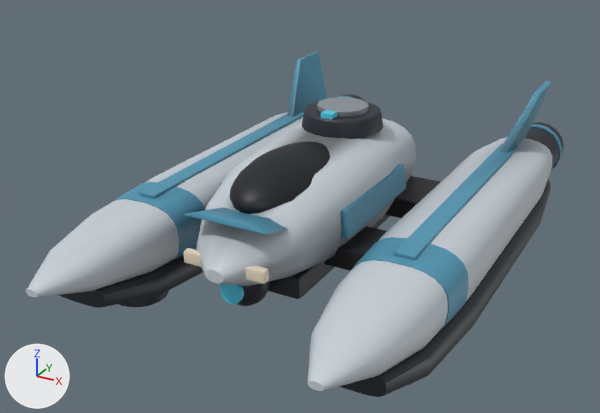
An edit to the glTF model assets/vehicles/ex_skiff_2.glb, drawn before and after from the same camera.
One viewpoint serves both versions: a camera (50 mm lens) standing at (3.42, -6.77, 3.93) and looking at (-0.3, -0.01, 0.55). Lighting does not change. The marker at lower left points along +X, +Y and +Z. The first picture is the older version. Where no turn or scale is listed for an object, it has been applied to the vertices. Vertices at exactly the same position are counted once.
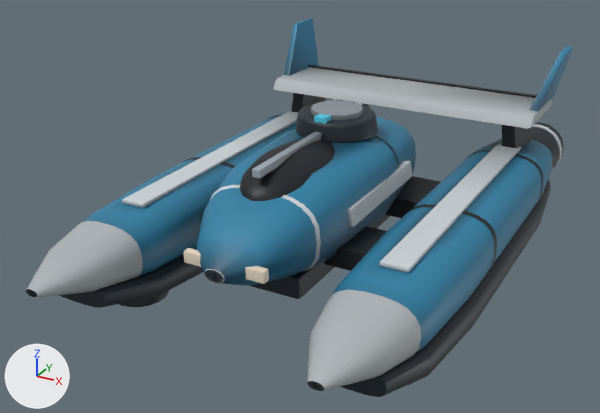
Location of each change, [x1, y1, x2, y2] in pixels of the pictures (600 x 413 px; the box of a moved part takes in the faces that stretch with it):
'Mesh_0', reshaped (10% taller): before [26, 52, 564, 397]; after [26, 18, 573, 397]
part 1 of me_mesh_0, moved or reshaped: before [302, 101, 383, 139]; after [295, 104, 378, 143]
part 2 of me_mesh_0, moved or reshaped (not visible before): after [252, 132, 322, 178]
part 3 of me_mesh_0, moved or reshaped: before [321, 110, 337, 120]; after [314, 113, 331, 124]
part 4 of me_mesh_0, moved or reshaped: before [230, 141, 330, 214]; after [240, 139, 335, 201]
part 5 of me_mesh_0, moved or reshaped: before [317, 97, 369, 117]; after [311, 100, 363, 120]
part 6 of me_mesh_0, rebuilt (14% wider, 12% taller): before [394, 144, 518, 260]; after [380, 143, 521, 273]
part 7 of me_mesh_0, rebuilt (7% wider, 12% taller): before [140, 111, 304, 198]; after [122, 110, 298, 208]
part 8 of me_mesh_0, rebuilt (11% shorter): before [340, 164, 406, 238]; after [347, 161, 412, 227]
part 9 of me_mesh_0, deleted: before [237, 281, 270, 306]
part 10 of me_mesh_0, deleted (blue): before [112, 182, 205, 259]
part 11 of me_mesh_0, deleted (blue): before [352, 237, 469, 331]
part 12 of me_mesh_0, deleted (blue): before [183, 207, 288, 235]
part 13 of me_mesh_0, deleted: before [220, 284, 244, 304]
part 14 of me_mesh_0, built on: before [288, 52, 551, 152]; after [268, 18, 573, 207]
part 15 of me_mesh_0, added: after [26, 135, 497, 391]
part 16 of me_mesh_0, recoloured (grey to blue): [26, 112, 562, 391] in both

Diff of the bpy script that builds the scene:
```diff
--- a/assets/vehicles/ex_skiff_2.glb.py
+++ b/assets/vehicles/ex_skiff_2.glb.py
@@ me_mesh_0 @@
 # used by ob_mesh_0; location = (-1.76, 3.349, -0.065)
-me_mesh_0.from_pydata(...)  # 3528 vertices, 6892 faces; spans x 0.0..3.52, y -6.04..0.0, z 0.0..1.65
+me_mesh_0.from_pydata(...)  # 3889 vertices, 7388 faces; spans x 0.0..3.52, y -6.04..0.0, z 0.0..1.93
+# me_mesh_0 part 1: the loose piece of 120 vertices spanning x 1.36..2.16, y -3.44..-2.64, z 1.42..1.6 is moved by (0.0, -0.13, 0.0)
+# me_mesh_0 part 2: the loose piece of 56 vertices spanning x 1.07..1.19, y -4.28..-2.97, z 0.86..1.12 is multiplied about its middle by the matrix ((0.971, 0.0, -0.171), (0.0, 1.104, 0.0), (0.048, 0.0, 0.271)), then moved by (0.63, -0.33, 0.48)
+# me_mesh_0 part 3: the loose piece of 8 vertices spanning x 1.7..1.82, y -3.39..-3.19, z 1.59..1.64 is moved by (0.0, -0.13, 0.0)
+# me_mesh_0 part 4: the loose piece of 222 vertices spanning x 1.36..2.16, y -4.87..-3.3, z 0.97..1.48 is moved by (0.0, 0.13, 0.0)
+# me_mesh_0 part 5: the loose piece of 96 vertices spanning x 1.51..2.01, y -3.29..-2.79, z 1.43..1.65 is moved by (0.0, -0.13, 0.0)
+# me_mesh_0 part 6: the loose piece of 68 vertices spanning x 2.95..3.14, y -4.53..-1.52, z 0.94..0.99 is rebuilt with 68 vertices and now spans x 2.92..3.18, y -4.75..-1.52, z 0.94..0.99
+# me_mesh_0 part 7: the loose piece of 68 vertices spanning x 0.37..0.56, y -4.53..-1.52, z 0.94..0.99 is rebuilt with 68 vertices and now spans x 0.34..0.6, y -4.75..-1.52, z 0.94..0.99
+# me_mesh_0 part 8: the loose piece of 56 vertices spanning x 2.32..2.45, y -4.28..-2.97, z 0.86..1.12 is rebuilt with 56 vertices and now spans x 2.33..2.44, y -4.18..-2.81, z 0.93..1.1
+# me_mesh_0 part 9: the loose piece of 86 vertices spanning x 1.56..1.96, y -5.08..-4.66, z 0.35..0.78 is deleted
+# me_mesh_0 part 10: the loose piece of 68 vertices spanning x 0.02..0.92, y -4.64..-4.21, z 0.31..0.96 is deleted
+# me_mesh_0 part 11: the loose piece of 68 vertices spanning x 2.6..3.5, y -4.64..-4.21, z 0.31..0.96 is deleted
+# me_mesh_0 part 12: the loose piece of 40 vertices spanning x 1.37..2.15, y -5.19..-4.55, z 1.05..1.28 is deleted
+# me_mesh_0 part 13: the loose piece of 24 vertices spanning x 1.65..1.87, y -5.11..-5.06, z 0.46..0.67 is deleted
+# me_mesh_0 part 14: 112 vertices removed from x 0.26..3.26, y -1.89..-0.79, z 0.89..1.54; 392 vertices added at x 0.02..3.49, y -1.78..-0.66, z 0.3..1.93
+# me_mesh_0 part 15: 367 vertices added at x 0.01..3.5, y -6.04..-2.81, z 0.3..1.42
+# me_mesh_0 part 16: 1886 kept faces spanning x 0.02..3.5, y -6.04..-0.05, z 0.04..1.44 get new vertex colours
 me_mesh_0.materials.append(mat_hull)
```
